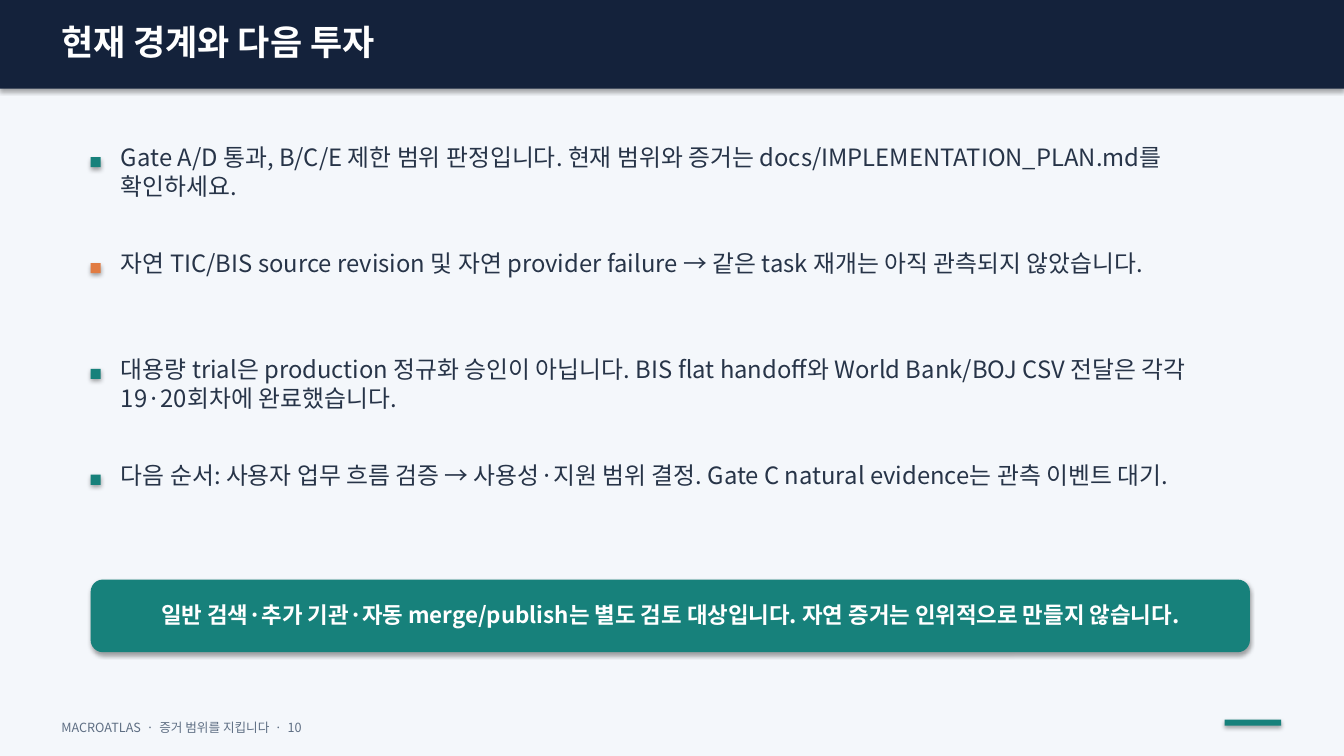
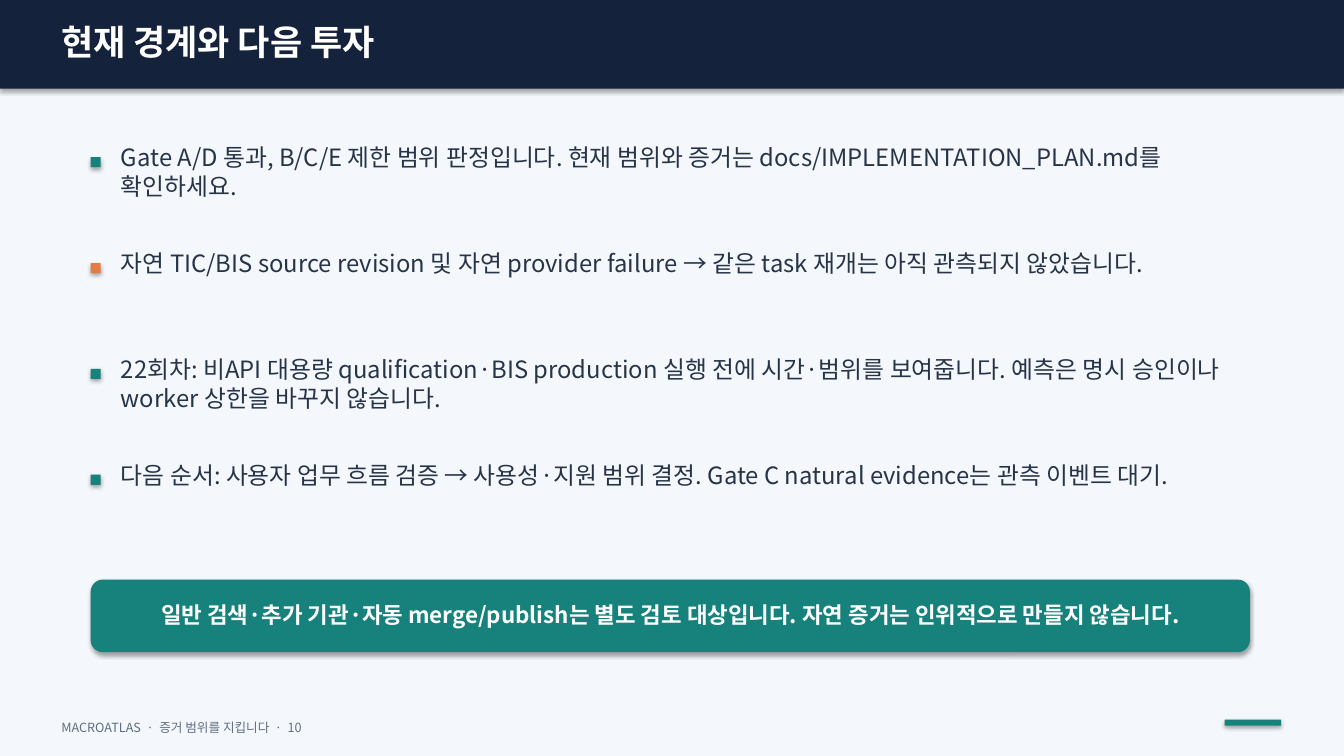
Before and after one commit to jaeu983-lang/MacroAtlas, a slide deck: slide 10 of docs/MacroAtlas_User_Guide.pptx. Drawn at 1344x756 pixels with LibreOffice and Linux fonts; fonts in the diff are those of the drawing. Boxes give left, top, right and bottom in pixels: in the first picture for what was removed or moved away, otherwise in the second. Text is boxed around its words. In the diff, an @@ line names an element or a change of style, - is before the commit and + after.

```diff
--- a/docs/MacroAtlas_User_Guide.pptx
+++ b/docs/MacroAtlas_User_Guide.pptx
@@ text at (x1=121, y1=358, x2=1220, y2=409): text changed @@
-대용량 trial은 production 정규화 승인이 아닙니다. BIS flat handoff와 World Bank/BOJ CSV 전달은 각각 19·20회차에 완료했습니다.
+22회차: 비API 대용량 qualification·BIS production 실행 전에 시간·범위를 보여줍니다. 예측은 명시 승인이나 worker 상한을 바꾸지 않습니다.
```
Also in this commit, not shown: 2 other slides changed, 19 other files.
